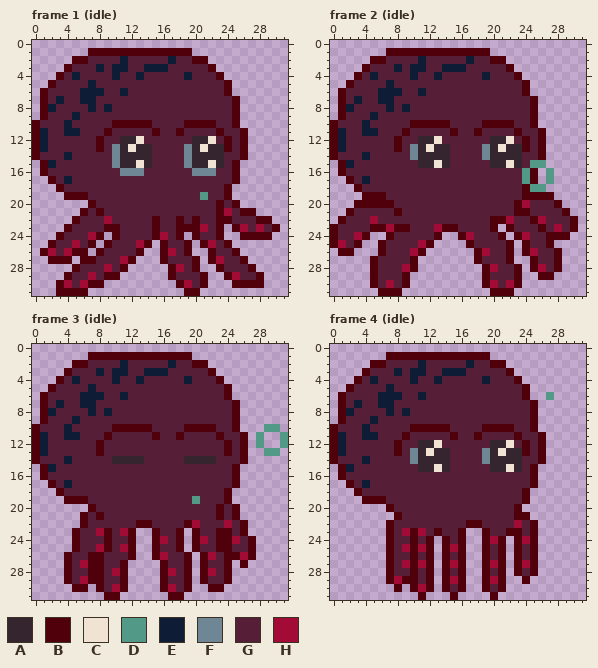
A pixel-art file gets an edit: assets/sprites/octopus_sprite.aseprite. Above: the version before the commit.
32x32 pixels, 12 frames. Shown: frame 1 (idle), frame 2 (idle), frame 3 (idle), frame 4 (idle). The commit also changed other frames, which this record leaves out.
Palette (. is transparent): A #34252f  B #4f000b  C #f1e3d3  D #539987  E #0e1c36  F #6f8695  G #561f37  H #a30b37
After:
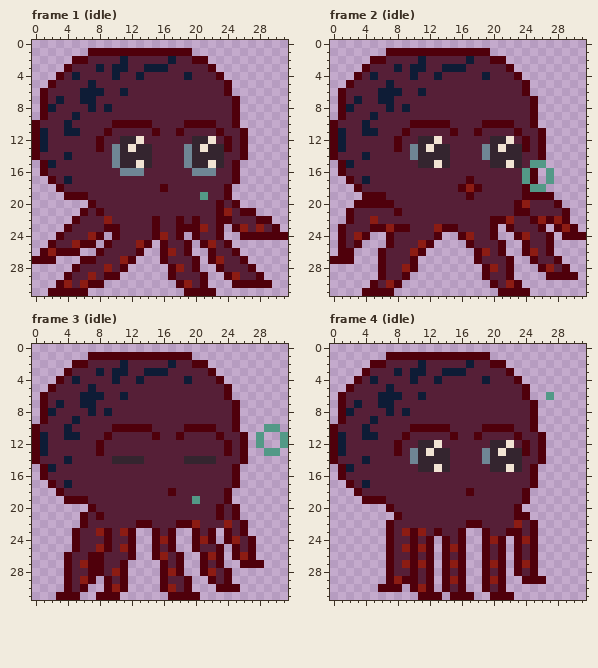
Commit: Octopus sprite changed; Now it looks more like an Octopus
What changed:
@@ palette @@
-H #a30b37
+H #8c1c13
--- frame 1 (idle), layers "head", "legs"
@@ x 14..18 @@
 17 GGGGG
-18 GGGGG
+18 GGBGG
 19 GGGGG
@@ x 0..31 @@
 23 ....BGGGGBBGGGGBGGBBBHGB.BHGHGB.
-24 ...BGGGHB.BGGGGBHGB.BGGB..BBBB..
-25 ..BGGHGB.BGGGHB.BGGB.BHGB.......
-26 .BHGHBB.BGGGGB..BHGB..BGGB......
-27 ..BBB.BBGGGHB...BGGGB.BHGGB.....
+24 ...BGGGHB.BGGGGBHGB.BGGB..BBBBBB
+25 ..BGGHBB.BGGGHB.BGGB.BHGB.......
+26 .BHBBB..BGGGGB..BHGB..BGGB......
+27 BBB...BBGGGHB...BGGGB.BHGGB.....
 28 .....BGGGHGB.....BHGB..BGGGB....
 29 ....BGGHGBB......BGGGB..BHGGB...
-30 ...BHGHBB.........BHGB...BBBB...
-31 ...BBBB............BB...........
+30 ...BHGHBB.........BHGB...BBBBB..
+31 ..BBBBB............BBBB.........
--- frame 2 (idle), layers "head", "legs"
@@ x 0..31 @@
 16 .BGGGGGGGGGGGGGGGGGGGGGGDB.D....
-17 ..BGEGGGGGGGGGGGGGGGGGGGDB.D....
-18 ...BGGGGGGGGGGGGGGGGGGGGBDD.....
-19 ....BBBGGGGGGGGGGGGGGGGGBBBB....
+17 ..BGEGGGGGGGGGGGGBGGGGGGDB.D....
+18 ...BGGGGGGGGGGGGBHBGGGGGBDD.....
+19 ....BBBGGGGGGGGGGBGGGGGGBBBB....
 20 ...BBBBBGGGGGGGGGGGGGGGBHGGGB...
 21 ..BGGGGGBGGGGGGGGGGGGGGBBGGGGB..
-22 .BGGGHGGGGGGGGGGGGGGBBHGGBHGGGB.
-23 BGGGGBBHBBGGGHBBGGGGB.BGGGBGHGB.
-24 BGGHB..BGGGGGB..BHGGGB.BHGGBBB..
-25 BHGB..BGGGGHB....BGGGGB.BGGB....
-26 .BB...BGGGHB......BHGGB.BHGGB...
-27 .....BGGGGB.......BGGGB..BGGB...
-28 .....BGGGHB........BHGGB.BHGB...
-29 .....BGGGB.........BGGGB..BB....
-30 .....BGHGB.........BHGHB........
-31 ......BBB...........BBB.........
+22 ..BGGHGGGGGGGGGGGGGGBBHGGBHBHB..
+23 .BGGGBBHBBGGGHBBGGGGB.BGGGB.BHB.
+24 .BGHB..BGGGGGB..BHGGB..BHGGB.BBB
+25 .BGB...BGGGHB....BGGGB..BGGB....
+26 .BB...BGGGHB......BHGB..BHGB....
+27 BBB...BGGGB.......BGGGB..BGGB...
+28 ......BGGHB........BHGB...BHGB..
+29 ......BGGB.........BGGB....BBBB.
+30 .....BGHB...........BGHB........
+31 ....BBBB.............BBBB.......
--- frame 3 (idle), layers "head", "legs"
@@ x 15..19 @@
 17 GGGGG
-18 GGGGG
+18 GGBGG
 19 GGGGG
@@ x 0..31 @@
 21 ......BGBGGGGGGGGGGGGGGBGB......
-22 ......BGGGGGGBBGGGGBHGGGHGB.....
-23 .....BGGHBGHB..BGGB.BGGBBGB.....
-24 .....BGGGBGGB..BHGB.BHGBBHGB....
-25 .....BGGHBGHB..BGGB.BGGBBGGB....
-26 ....BGGBBGGGB..BHGGB.BHGBBHB....
-27 ....BGHBBGGB....BGGB.BGGB.B.....
-28 ....BGGBBGHB....BHGB.BHGB.......
-29 ....BGHBBGGB....BGGB.BGGB.......
-30 .....BB.BGHB....BHGB..BB........
-31 .........BB......BB.............
+22 ......BGGGGGGBBGGGBBHGGGHGB.....
+23 .....BGGHBGHB..BGB..BGB.BGB.....
+24 .....BGGGBGGB..BHB..BHB.BHGB....
+25 .....BGGHBGHB..BGB..BGGB.BGB....
+26 ....BGGBBGGGB..BHGB..BHB.BHB....
+27 ....BGHBBGGB....BGB..BGB..BBB...
+28 ....BGGBBGHB....BHB..BHGB.......
+29 ....BGHB.BGB....BGGB..BGB.......
+30 ....BGB..BHB....BHGB...BBB......
+31 ...BBB..BBB......BBBB...........
--- frame 4 (idle), layers "head", "legs"
@@ x 15..19 @@
 17 GGGGG
-18 GGGGG
+18 GGBGG
 19 GGGGG
@@ x 0..31 @@
 28 .......BGGBGB.BGB..BGB.BGB......
-29 .......BHBBGB.BHB..BHB..B.......
-30 ........B.BHB.BGB..BGB..........
-31 ...........B...B....B...........
+29 .......BHBBGB.BHB..BHB..BBB.....
+30 ......BBB.BHB.BGB..BGB..........
+31 ...........BBB.BBB..BBB.........
Pixel boxes of the changes (left, top, right, bottom) in both pictures:
changed: (160, 184, 168, 192)
changed: (32, 208, 288, 296)
changed: (330, 176, 586, 296)
changed: (160, 488, 264, 600)
changed: (56, 528, 128, 600)
changed: (466, 488, 474, 496)
changed: (378, 520, 546, 600)
